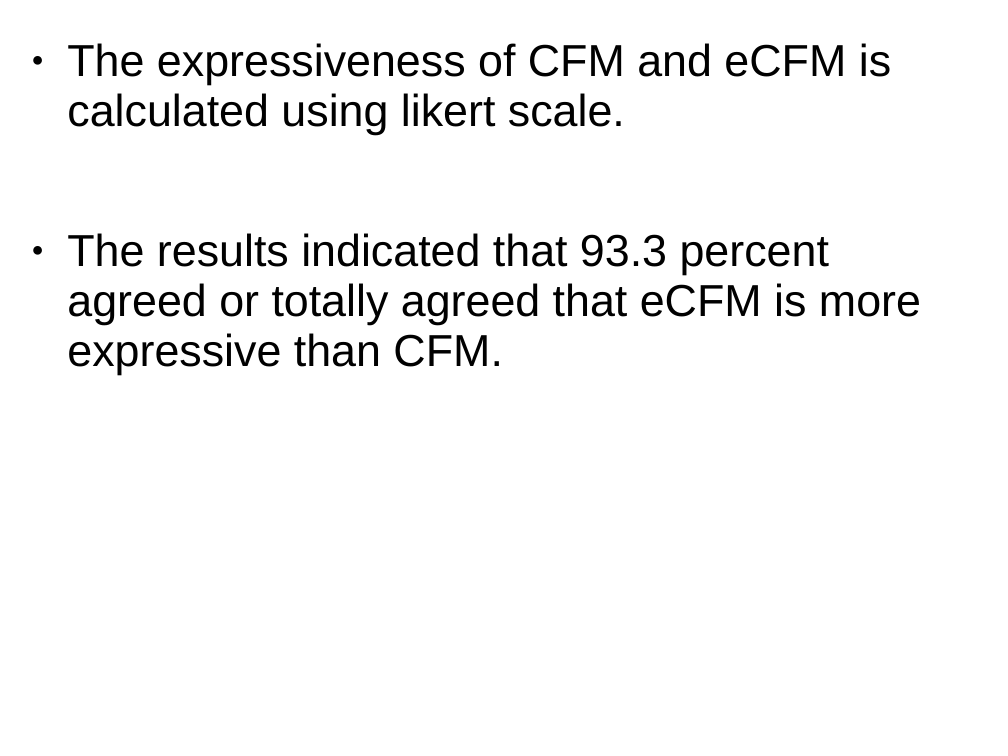
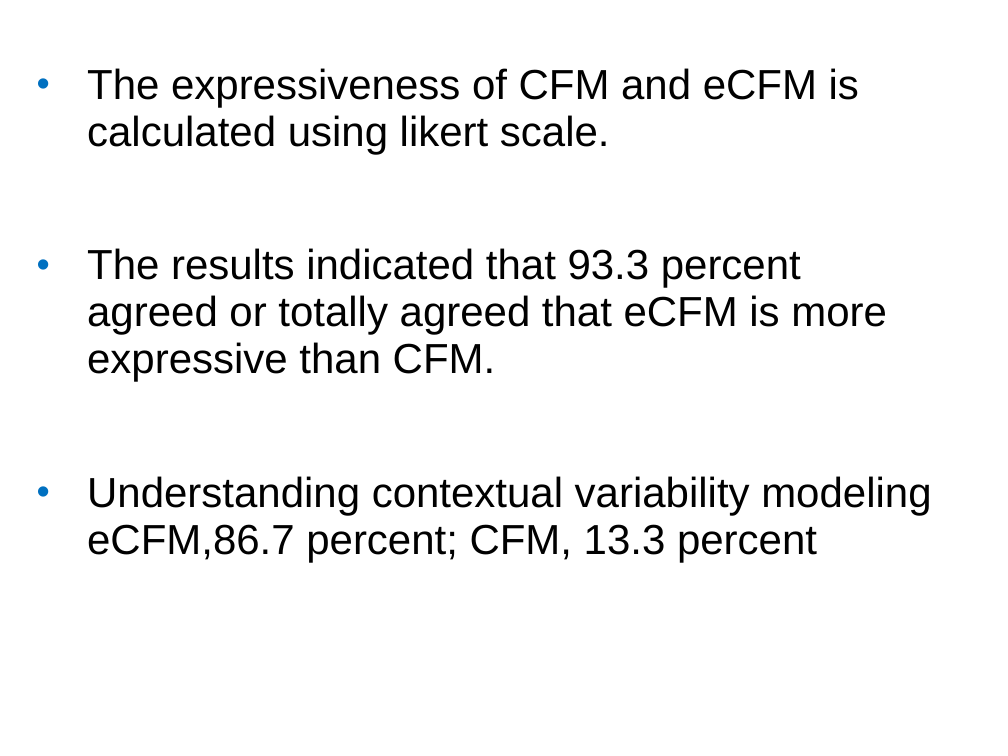
Before and after one commit to Ruthvicp/CS5551_Team_11_Project, a slide deck: slide 15 of Documentation/DAS.ppt. Drawn at 1008x756 pixels with LibreOffice and Linux fonts; fonts in the diff are those of the drawing; background and template pictures are left out. Boxes give left, top, right and bottom in pixels: in the first picture for what was removed or moved away, otherwise in the second. Text is boxed around its words. In the diff, an @@ line names an element or a change of style, - is before the commit and + after.

```diff
--- a/Documentation/DAS.ppt
+++ b/Documentation/DAS.ppt
@@ text "The expressiveness of CFM and ...": place and size @@
-text "The expressiveness of CFM and ..." at (67,43,921,375)
+text "The expressiveness of CFM and ..." at (87,68,931,562)
@@ text at (87,68,887,382): size 32 to 30 pt in "The expressiveness of CFM and eCFM is ...", "The results indicated that 93.3 percent agreed ..."; bullet ● to •; bullet colour #000000 to #0070C0 @@
@@ text at (87,476,931,562): paragraph added @@
+• Understanding contextual variability modeling eCFM,86.7 percent; CFM, 13.3 percent
```
Also in this commit, not shown: 11 other slides changed.
